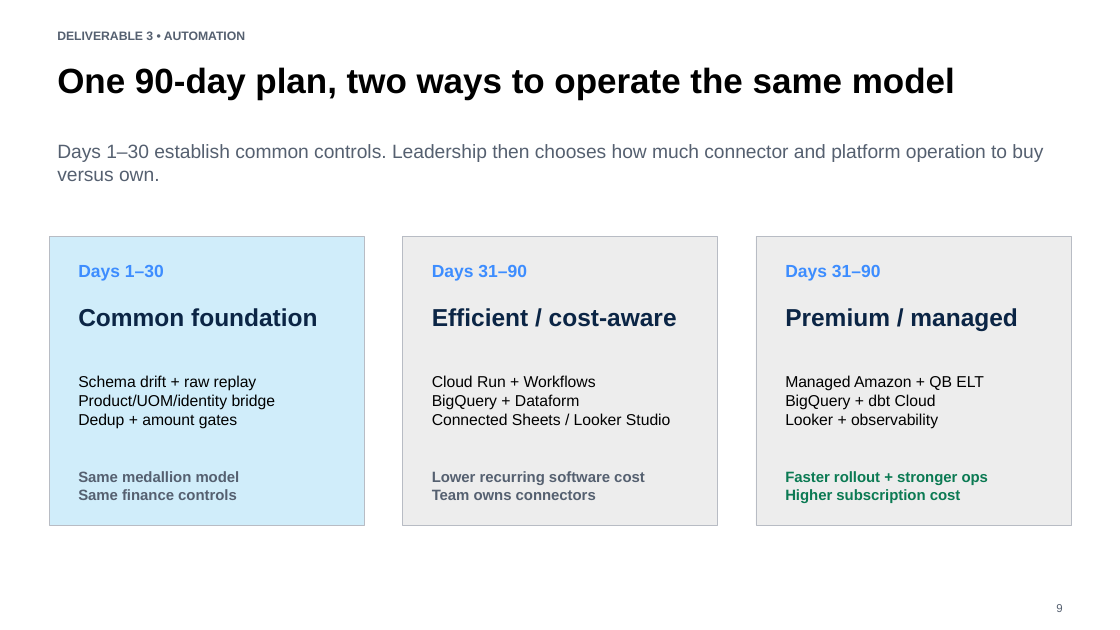
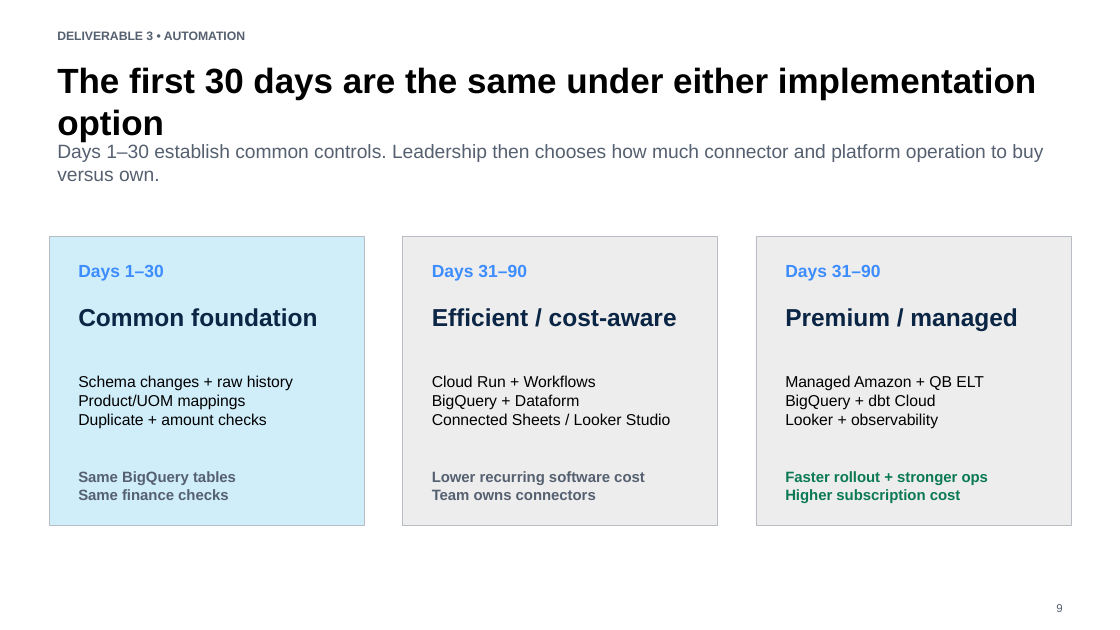
Before and after one commit to rubenatello/luminize-assessment, a slide deck: slide 9 of deliverables/Amazon_Q2_2026_Leadership_Presentation.pptx. Drawn at 1120x630 pixels with LibreOffice and Linux fonts; fonts in the diff are those of the drawing. Boxes give left, top, right and bottom in pixels: in the first picture for what was removed or moved away, otherwise in the second. Text is boxed around its words. In the diff, an @@ line names an element or a change of style, - is before the commit and + after.

```diff
--- a/deliverables/Amazon_Q2_2026_Leadership_Presentation.pptx
+++ b/deliverables/Amazon_Q2_2026_Leadership_Presentation.pptx
@@ text at (57,67,1036,142): text changed @@
-One 90-day plan, two ways to operate the same model
+The first 30 days are the same under either implementation option
@@ text at (78,375,293,429): text changed @@
-Schema drift + raw replay
-Product/UOM/identity bridge
-Dedup + amount gates
+Schema changes + raw history
+Product/UOM mappings
+Duplicate + amount checks
@@ text at (78,471,236,500): text changed @@
-Same medallion model
-Same finance controls
+Same BigQuery tables
+Same finance checks
```
Also in this commit, not shown: 8 other slides changed, 21 other files.
